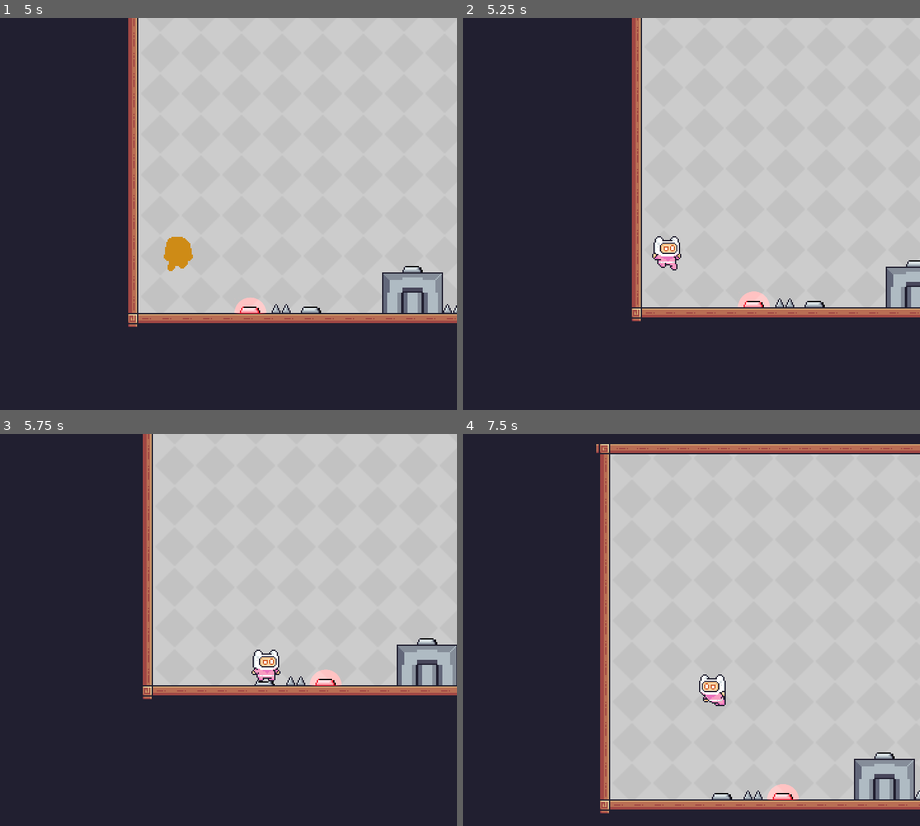
Above: before the commit, frames 1-4 (two rows, left to right).
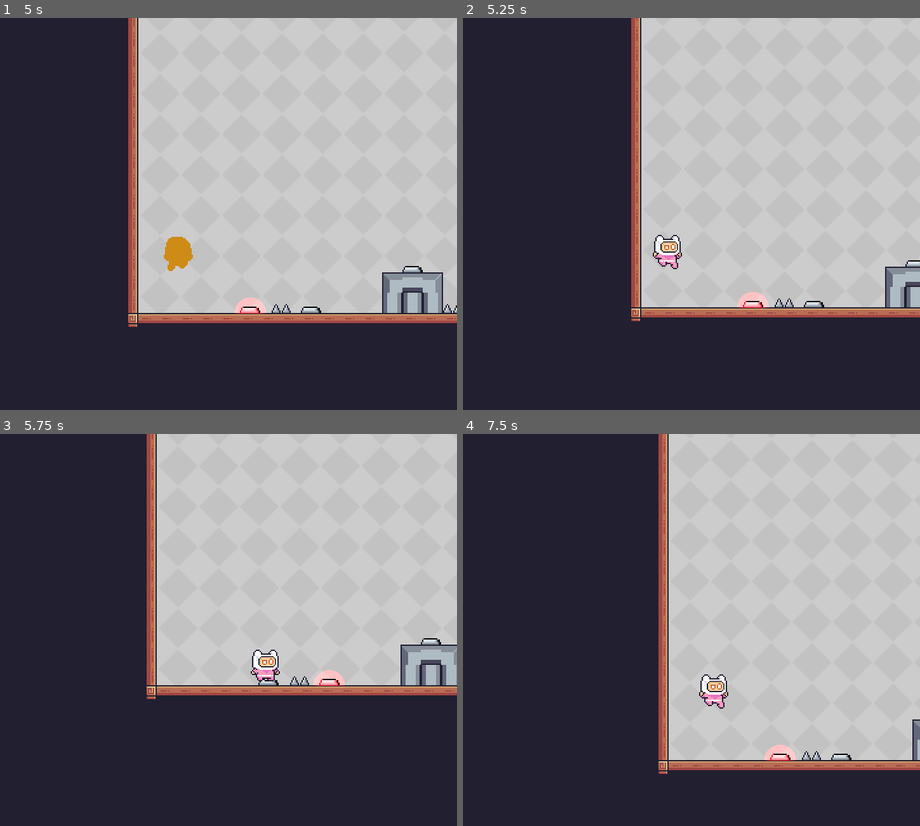
Above: after the commit, the same moments.

Repository: PascalGilbraith/Scale
Game: Godot game, scene res://Levels/level2.tscn
Same seed, same stepped clock (60 frames per second), same inputs: the game is played once before the commit and once after it. This scene is started directly instead of the project's main scene.
Inputs:
- Up to frame 1 (5 s): tap Enter (ui_accept) at 0.5, 0.77, 1.52, 3.02, 3.77, 4.52 s; hold Right (ui_right) 0.53-2.03 s; hold Left (ui_left) 2.03-2.78 s; hold Right (ui_right) 2.78-4.28 s; hold Left (ui_left) from 4.28 s (still down)
- Up to frame 2 (5.25 s): release Left (ui_left) at 5.03 s; hold Right (ui_right) from 5.03 s (still down)
- Up to frame 3 (5.75 s): keep holding Right (ui_right)
- Up to frame 4 (7.5 s): release Right (ui_right) at 5.78 s; hold Left (ui_left) 5.78-7.28 s; tap Enter (ui_accept) at 6.02, 6.77 s; hold Right (ui_right) from 7.28 s (still down)

Frame 1 is identical in both runs. In frame 2, 1.1% of the frame differs, in the area x 36-100%, y 0-78%; in frame 3, 3.0%; in frame 4, 24%, in the area x 29-100%, y 0-97%.

Commit message:
Fix connections on level 2

Diff:
--- a/Levels/level2.tscn
+++ b/Levels/level2.tscn
@@ -1,6 +1,7 @@
-[gd_scene load_steps=20 format=3 uid="uid://bpilp1pcv4apf"]
+[gd_scene load_steps=21 format=3 uid="uid://bpilp1pcv4apf"]
 
 [ext_resource type="Script" path="res://main.gd" id="1_tnpty"]
+[ext_resource type="PackedScene" uid="uid://bxqc6bb0uruab" path="res://Levels/level3.tscn" id="2_fw4n1"]
 [ext_resource type="Texture2D" uid="uid://bworxg0gr31yq" path="res://Images/Gray.png" id="2_kd7ib"]
 [ext_resource type="Texture2D" uid="uid://bycy28cs5nhhf" path="res://Images/Terrain (16x16).png" id="3_0c8kw"]
 [ext_resource type="PackedScene" uid="uid://phtslvx3t3la" path="res://button.tscn" id="4_qwc3b"]
@@ -601,6 +602,7 @@
 viewport = NodePath("Viewport")
 game_menu = NodePath("Viewport/GameMenu")
 fail_audio_player = NodePath("FailAudioPlayer")
+next_level = ExtResource("2_fw4n1")
 start_position = NodePath("StartPosition")
 button1 = NodePath("Button1")
 button2 = NodePath("Button2")
@@ -710,3 +712,6 @@
 [connection signal="button_pushed" from="Button6" to="." method="_on_button_6_button_pushed"]
 [connection signal="button_pushed" from="Button7" to="." method="_on_button_7_button_pushed"]
 [connection signal="button_pushed" from="Button8" to="." method="_on_button_8_button_pushed"]
+[connection signal="player_despawned" from="Player" to="." method="_on_player_player_despawned"]
+[connection signal="player_died" from="Player" to="." method="_on_player_player_died"]
+[connection signal="player_spawned" from="Player" to="." method="_on_player_player_spawned"]
